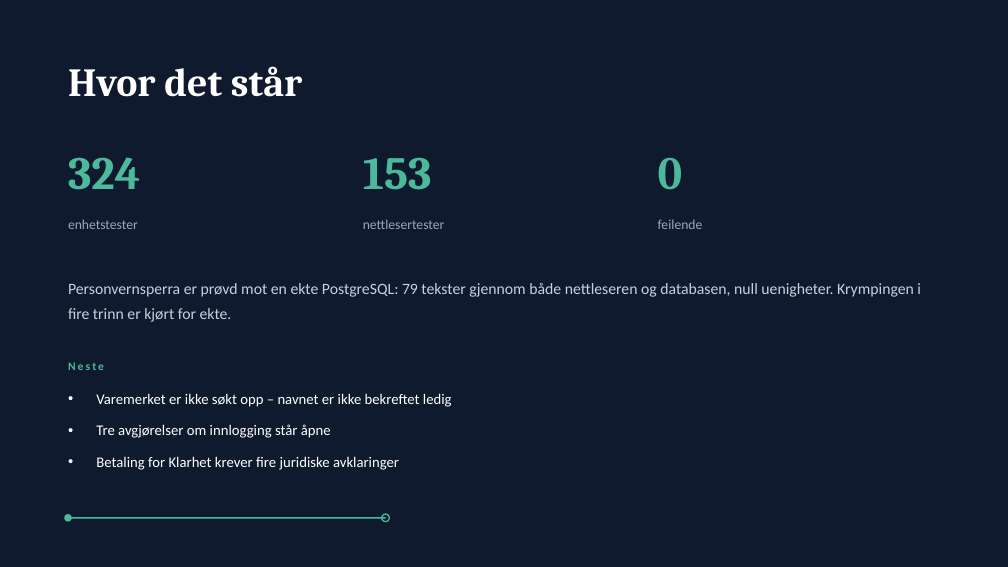
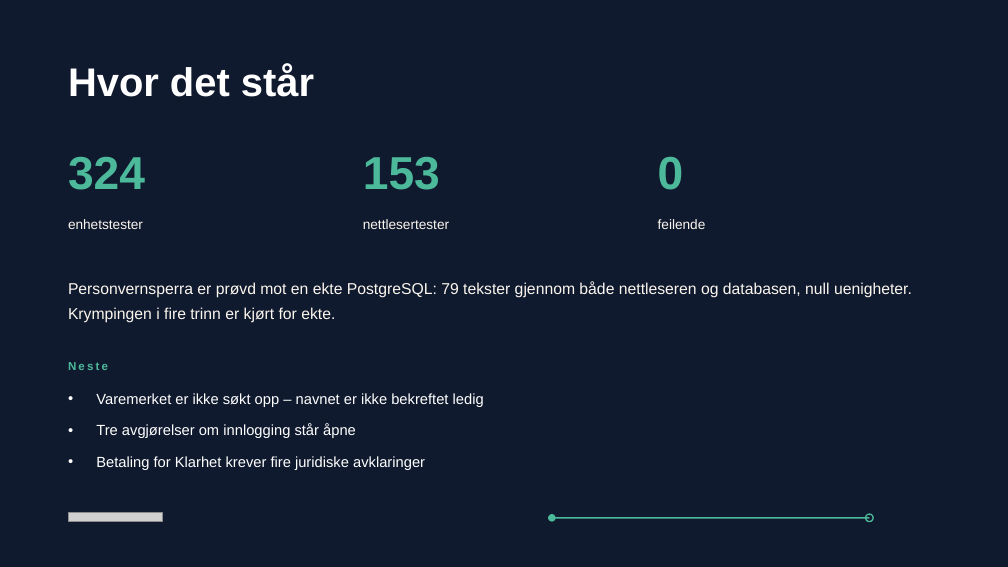
Before and after one commit to andersenbetul-alt/BETA-ART, a slide deck: slide 10 of docs/presentasjon/naviar-konsept.pptx. Drawn at 1008x567 pixels with LibreOffice and Linux fonts; fonts in the diff are those of the drawing; grey boxes stand for pictures. Boxes give left, top, right and bottom in pixels: in the first picture for what was removed or moved away, otherwise in the second. Text is boxed around its words. In the diff, an @@ line names an element or a change of style, - is before the commit and + after.

```diff
--- a/docs/presentasjon/naviar-konsept.pptx
+++ b/docs/presentasjon/naviar-konsept.pptx
@@ font Cambria to Arial in 4 elements at (x1=68, y1=64, x2=314, y2=97), (x1=68, y1=157, x2=145, y2=190), (x1=363, y1=157, x2=440, y2=190), (x1=658, y1=157, x2=684, y2=190) @@
@@ font Calibri to Arial, text colour #9AA6BB to #FBF6EE in 3 elements at (x1=68, y1=219, x2=143, y2=229), (x1=363, y1=219, x2=449, y2=229), (x1=658, y1=219, x2=706, y2=229) @@
@@ text "Personvernsperra er prøvd mot en ..." at (x1=68, y1=281, x2=912, y2=323): font Calibri to Arial, text colour #C8D0DE to #FBF6EE @@
@@ font Calibri to Arial in 4 elements at (x1=68, y1=362, x2=108, y2=370), (x1=96, y1=393, x2=484, y2=407), (x1=96, y1=423, x2=356, y2=438), (x1=96, y1=456, x2=425, y2=470) @@
@@ picture added at (x1=68, y1=513, x2=163, y2=522) @@
@@ 2 ellipses, 1 line moved together from (x1=64, y1=514, x2=389, y2=522) to (x1=548, y1=514, x2=873, y2=522) @@
```
Also in this commit, not shown: 9 other slides changed, 5 other files.
